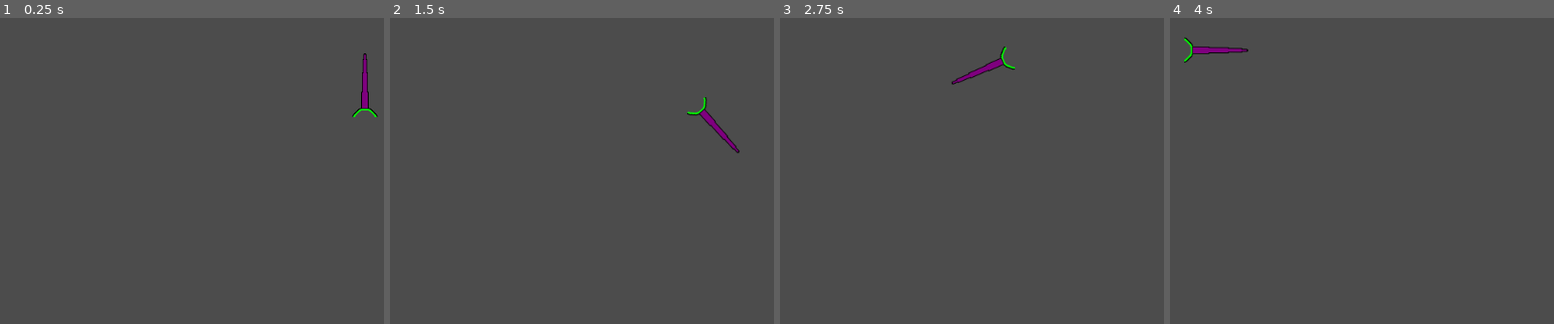
Above: before the commit, frames 1-4 (left to right).
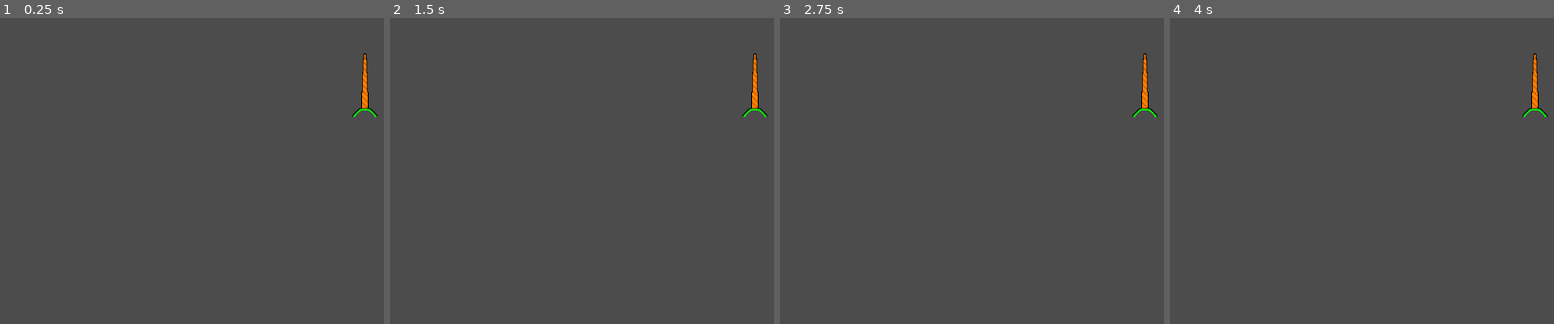
Above: after the commit, the same moments.

Repository: yusufmte/joustronauts
Game: Godot game, scene res://lance.tscn
Same seed, same stepped clock (60 frames per second), same inputs: the game is played once before the commit and once after it. This scene is started directly instead of the project's main scene.
Inputs:
- Up to frame 1 (0.25 s): no input
- Up to frame 2 (1.5 s): tap Enter at 0.5 s; hold Up (lanceP_forward) 0.53-1.28 s; hold Left (lanceP_rot_CCW) 0.53-1.28 s; tap Right (lanceP_rot_CW) at 0.8, 1.35 s; hold Down (lanceP_reverse) from 1.28 s (still down)
- Up to frame 3 (2.75 s): tap Left (lanceP_rot_CCW) at 1.55 s; release Down (lanceP_reverse) at 2.03 s; hold Up (lanceP_forward) from 2.03 s (still down); hold Left (lanceP_rot_CCW) from 2.03 s (still down); tap Right (lanceP_rot_CW) at 2.3 s
- Up to frame 4 (4 s): release Left (lanceP_rot_CCW) at 2.78 s; tap Right (lanceP_rot_CW) at 2.85, 3.8 s; tap Left (lanceP_rot_CCW) at 3.05 s; release Up (lanceP_forward) at 3.53 s; hold Down (lanceP_reverse) from 3.53 s (still down); hold Left (lanceP_rot_CCW) from 3.53 s (still down)

The runs differ from the first frame. In frame 1, 0.2% of the frame differs, in the area x 94-96%, y 11-30%; in frame 2, 0.7%, in the area x 77-99%, y 11-45%; in frame 3, 0.7%; in frame 4, 0.7%.

Commit message:
added capability for second type of lance

Diff:
--- a/lance.gd
+++ b/lance.gd
@@ -7,18 +7,32 @@
 export var coef_of_friction = 100
 export var rotational_speed = 6.28
 
+export var lance_type = ""
+var control_code = ""
+var orange_sketch = preload("res://lance_orange_sketch.png")
+var purple_sketch = preload("res://lance_purple_sketch.png")
+
 var velocity = Vector2.ZERO
+
+func set_lance_type(new_type):
+	lance_type = new_type
+	if lance_type == "purple":
+		$Sprite.texture = purple_sketch
+		control_code = "P"
+	elif lance_type == "orange":
+		$Sprite.texture = orange_sketch
+		control_code = "O"
 
 # Called when the node enters the scene tree for the first time.
 func _ready():
-	pass # Replace with function body.
+	set_lance_type("orange")
 
 # thrust when forward/back are pressed and below max speeds
 func thrust(delta):
 	var directional_speed = (velocity.x*cos(rotation-PI/2)) + (velocity.y*sin(rotation-PI/2)) #speed in the direction of the rotation of the lance
-	if Input.is_action_pressed("lanceP_reverse") and directional_speed > reverse_max_speed:
+	if Input.is_action_pressed("lance"+control_code+"_reverse") and directional_speed > reverse_max_speed:
 			velocity += Vector2(0,1).rotated(rotation) * acceleration * delta
-	elif Input.is_action_pressed("lanceP_forward") and directional_speed < max_speed:
+	elif Input.is_action_pressed("lance"+control_code+"_forward") and directional_speed < max_speed:
 			velocity -= Vector2(0,1).rotated(rotation) * acceleration * delta
 
 
@@ -31,9 +45,9 @@
 
 # rotate when rotation keys are pressed
 func rotate(delta):
-	if Input.is_action_pressed("lanceP_rot_CCW"):
+	if Input.is_action_pressed("lance"+control_code+"_rot_CCW"):
 		rotation -= rotational_speed * delta
-	if Input.is_action_pressed("lanceP_rot_CW"):
+	if Input.is_action_pressed("lance"+control_code+"_rot_CW"):
 		rotation += rotational_speed * delta
 
 # Called every frame. 'delta' is the elapsed time since the previous frame.
--- a/lance.tscn
+++ b/lance.tscn
@@ -1,6 +1,6 @@
 [gd_scene load_steps=3 format=2]
 
-[ext_resource path="res://lance_sketch.png" type="Texture" id=1]
+[ext_resource path="res://lance_purple_sketch.png" type="Texture" id=1]
 [ext_resource path="res://lance.gd" type="Script" id=2]
 
 [node name="Lance" type="KinematicBody2D"]
--- a/project.godot
+++ b/project.godot
@@ -40,6 +40,26 @@
 "events": [ Object(InputEventKey,"resource_local_to_scene":false,"resource_name":"","device":0,"alt":false,"shift":false,"control":false,"meta":false,"command":false,"pressed":false,"scancode":16777234,"physical_scancode":0,"unicode":0,"echo":false,"script":null)
  ]
 }
+lanceO_rot_CW={
+"deadzone": 0.5,
+"events": [ Object(InputEventKey,"resource_local_to_scene":false,"resource_name":"","device":0,"alt":false,"shift":false,"control":false,"meta":false,"command":false,"pressed":false,"scancode":68,"physical_scancode":0,"unicode":0,"echo":false,"script":null)
+ ]
+}
+lanceO_rot_CCW={
+"deadzone": 0.5,
+"events": [ Object(InputEventKey,"resource_local_to_scene":false,"resource_name":"","device":0,"alt":false,"shift":false,"control":false,"meta":false,"command":false,"pressed":false,"scancode":65,"physical_scancode":0,"unicode":0,"echo":false,"script":null)
+ ]
+}
+lanceO_forward={
+"deadzone": 0.5,
+"events": [ Object(InputEventKey,"resource_local_to_scene":false,"resource_name":"","device":0,"alt":false,"shift":false,"control":false,"meta":false,"command":false,"pressed":false,"scancode":87,"physical_scancode":0,"unicode":0,"echo":false,"script":null)
+ ]
+}
+lanceO_reverse={
+"deadzone": 0.5,
+"events": [ Object(InputEventKey,"resource_local_to_scene":false,"resource_name":"","device":0,"alt":false,"shift":false,"control":false,"meta":false,"command":false,"pressed":false,"scancode":83,"physical_scancode":0,"unicode":0,"echo":false,"script":null)
+ ]
+}
 
 [physics]
 
Binary file added: lance_orange_sketch.png
Binary file added: lance_purple_sketch.png
Binary file removed: lance_sketch.png
